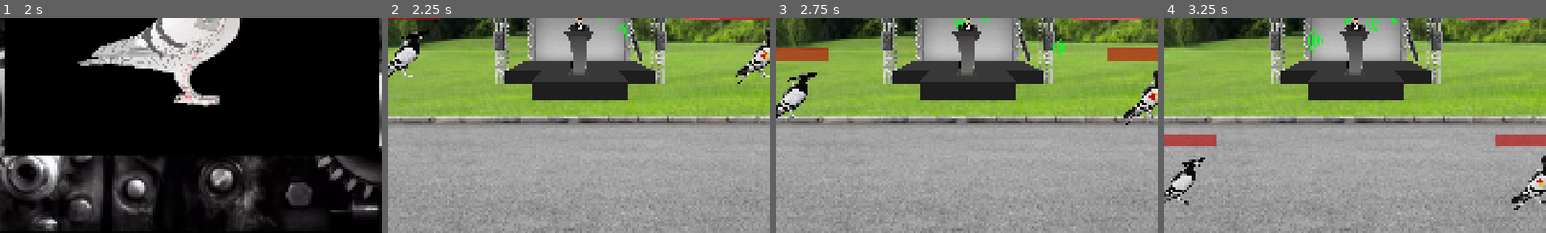
Above: before the commit, frames 1-4 (left to right).
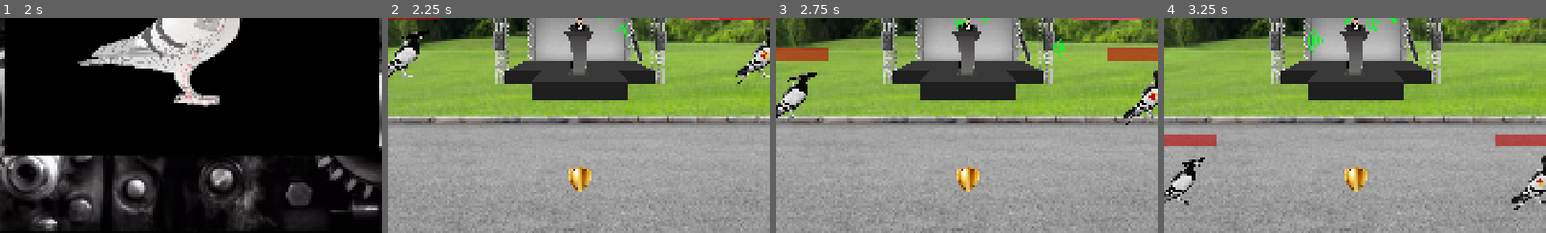
Above: after the commit, the same moments.

Repository: SteakSalkin/uol.gamejam12
Game: Godot game, scene res://loading_screen.tscn
The game is run twice, just before and just after one commit, with the same random seed, the same clock (stepped at 60 frames per second) and the same inputs.
Inputs:
- Up to frame 1 (2 s): tap Enter (ui_accept) at 0.5, 0.77, 1.25, 1.52 s; hold D (player1right) from 0.53 s (still down); tap Shift (player1attack) at 0.6, 1.55 s; tap E (player2attack) at 0.8, 1.35 s
- Up to frame 2 (2.25 s): tap Enter (ui_accept) at 2 s; release D (player1right) at 2.03 s; hold A (player1left) from 2.03 s (still down); tap Shift (player1attack) at 2.1 s
- Up to frame 3 (2.75 s): keep holding A (player1left); tap E (player2attack) at 2.3 s
- Up to frame 4 (3.25 s): release A (player1left) at 2.78 s; hold D (player1right) from 2.78 s (still down); tap E (player2attack) at 2.85 s; tap Enter (ui_accept) at 3.02 s; tap Shift (player1attack) at 3.05 s
The pictures show only the part of the screen within x 25-75%, y 50-100%; the shares and areas given below are measured in that part.

Frame 1 is identical in both runs. In frame 2, 0.5% of the frame differs, in the area x 47-54%, y 69-81%; in frame 3, 0.5%; in frame 4, 0.5%.

Commit message:
added shield

Diff:
--- /dev/null
+++ b/items/shield_item.gd
@@ -0,0 +1,14 @@
+extends Node2D
+
+
+# Called when the node enters the scene tree for the first time.
+func _ready() -> void:
+	pass # Replace with function body.
+
+
+# Called every frame. 'delta' is the elapsed time since the previous frame.
+func _process(delta: float) -> void:
+	pass
+
+func delete() -> void:
+	queue_free()
--- /dev/null
+++ b/items/shield_item.tscn
@@ -0,0 +1,21 @@
+[gd_scene load_steps=4 format=3 uid="uid://bthd7sei5mstl"]
+
+[ext_resource type="Texture2D" uid="uid://drjwgvpposmw7" path="res://assets/shield.png" id="1_23k8q"]
+[ext_resource type="Script" uid="uid://dtx818u405ccx" path="res://items/shield_item.gd" id="1_1453g"]
+
+[sub_resource type="CircleShape2D" id="CircleShape2D_80bxn"]
+
+[node name="ShieldItem" type="Node2D"]
+script = ExtResource("1_1453g")
+
+[node name="Area2D" type="Area2D" parent="."]
+collision_layer = 16777216
+collision_mask = 16777216
+
+[node name="CollisionShape2D" type="CollisionShape2D" parent="Area2D"]
+scale = Vector2(8, 8)
+shape = SubResource("CircleShape2D_80bxn")
+
+[node name="Sprite2D" type="Sprite2D" parent="."]
+scale = Vector2(0.5, 0.5)
+texture = ExtResource("1_23k8q")
--- a/level/level.tscn
+++ b/level/level.tscn
@@ -18,6 +18,7 @@
 [ext_resource type="Texture2D" uid="uid://sp3e0h2vvjlp" path="res://assets/hochspannungsleitungen.png" id="12_rhqlf"]
 [ext_resource type="Texture2D" uid="uid://bt3qu43i0oe8s" path="res://assets/echo_wave.png" id="16_7jqyl"]
 [ext_resource type="AudioStream" uid="uid://dhan7cqwcnnmu" path="res://assets/ending sound.wav" id="17_sui6v"]
+[ext_resource type="PackedScene" uid="uid://bthd7sei5mstl" path="res://items/shield_item.tscn" id="19_tv7ir"]
 
 [sub_resource type="TileSetAtlasSource" id="TileSetAtlasSource_qohg2"]
 texture = ExtResource("2_5gx2l")
@@ -1256,3 +1257,8 @@
 offset_bottom = -1006.0
 text = "200  Sekunden Verbleiben"
 label_settings = SubResource("LabelSettings_7jqyl")
+
+[node name="items" type="Node2D" parent="."]
+
+[node name="ShieldItem" parent="items" instance=ExtResource("19_tv7ir")]
+position = Vector2(0, 900)
--- a/player/player.gd
+++ b/player/player.gd
@@ -27,6 +27,11 @@
 var button_right = false
 var button_down = false
 var button_hit = false
+
+var button_shield = false
+var has_shield = false
+var shield = false
+var shield_timer = 250.0
 
 var direction
 
@@ -83,6 +88,17 @@
 	if backflip_rotation > 0:
 		backflip_rotation -= int(100 * delta)
 		$Pidgeon.rotation = backflip_rotation
+
+	if has_shield and button_shield and Input.is_action_just_pressed("player1attack") and shield == false:
+		shield = true
+		$Shield.show()
+		$items/Shield.hide()
+	if shield:
+		shield_timer -= 1
+	if shield_timer < 1:
+		shield = false
+		has_shield = false
+		$Shield.hide()
 
 	if sound_transmitter:
 		sound_transmitter_remaining_time -= 4 * delta
@@ -111,7 +127,10 @@
 	backflip_rotation = 10
 
 func get_damage(damage: int) -> void:
-	health -= damage
+	if shield:
+		health -= float(damage)/2
+	else:
+		health -= damage
 	$HealthBar.value = health
 	if health < 1:
 		get_node("/root/level/Player2").animation_backflip()
@@ -121,6 +140,8 @@
 func get_healed(heal: float) -> void:
 	if health < MAX_HEALTH:
 		health += heal
+	elif health > MAX_HEALTH:
+		health = MAX_HEALTH
 	if time_between_healing_sounds < 1:
 		time_between_healing_sounds = TIME_BETWEEN_HEALING_SOUNDS
 		$HealSound.play()
@@ -181,3 +202,16 @@
 
 func _on_sound_transmitter_box_area_exited(area: Area2D) -> void:
 	sound_transmitter = false
+
+
+func _on_shield_area_entered(area: Area2D) -> void:
+	button_shield = true
+
+func _on_shield_area_exited(area: Area2D) -> void:
+	button_shield = false
+
+# collect shield
+func _on_area_2d_area_entered(area: Area2D) -> void:
+	has_shield = true
+	get_node("/root/level/items/ShieldItem").delete()
+	$items/Shield.show()
--- a/player/player.tscn
+++ b/player/player.tscn
@@ -11,6 +11,7 @@
 [ext_resource type="Texture2D" uid="uid://bybcvsjefpqsf" path="res://assets/Gefuellte_Sprechblase3.png" id="7_8t03j"]
 [ext_resource type="Texture2D" uid="uid://cex1uskamo6jd" path="res://assets/Gefuellte_Sprechblase1.png" id="8_2ieo8"]
 [ext_resource type="Texture2D" uid="uid://caade0gafkef" path="res://assets/Gefuellte_Sprechblase.png" id="9_ebec5"]
+[ext_resource type="Texture2D" uid="uid://drjwgvpposmw7" path="res://assets/shield.png" id="12_ebec5"]
 
 [sub_resource type="CapsuleShape2D" id="CapsuleShape2D_rkbax"]
 radius = 24.999998
@@ -58,6 +59,11 @@
 outline_size = 24
 shadow_size = 48
 
+[sub_resource type="CircleShape2D" id="CircleShape2D_ebec5"]
+
+[sub_resource type="CircleShape2D" id="CircleShape2D_yllr7"]
+radius = 37.107952
+
 [node name="Player" type="CharacterBody2D"]
 script = ExtResource("1_rkbax")
 
@@ -209,6 +215,38 @@
 offset_bottom = -529.0
 text = "Transmitting..."
 label_settings = SubResource("LabelSettings_hg6s5")
+
+[node name="Shield" type="Sprite2D" parent="."]
+visible = false
+rotation = 0.27925268
+scale = Vector2(0.74999994, 0.74999994)
+texture = ExtResource("12_ebec5")
+
+[node name="Area2D" type="Area2D" parent="."]
+scale = Vector2(10, 10)
+collision_layer = 0
+collision_mask = 16777216
+
+[node name="CollisionShape2D" type="CollisionShape2D" parent="Area2D"]
+shape = SubResource("CircleShape2D_ebec5")
+
+[node name="items" type="Node" parent="."]
+
+[node name="Shield" type="Area2D" parent="items"]
+visible = false
+collision_layer = 0
+collision_mask = 8192
+
+[node name="Sprite2D" type="Sprite2D" parent="items/Shield"]
+z_index = 100
+position = Vector2(1864, 700)
+scale = Vector2(0.15, 0.15)
+texture = ExtResource("12_ebec5")
+
+[node name="CollisionShape2D" type="CollisionShape2D" parent="items/Shield"]
+z_index = 200
+position = Vector2(1863, 697)
+shape = SubResource("CircleShape2D_yllr7")
 
 [connection signal="area_entered" from="Hitbox" to="." method="_on_hitbox_area_entered"]
 [connection signal="area_exited" from="Hitbox" to="." method="_on_hitbox_area_exited"]
@@ -226,3 +264,6 @@
 [connection signal="area_exited" from="controller/Button down" to="." method="_on_button_down_area_exited"]
 [connection signal="area_entered" from="controller/Button hit" to="." method="_on_button_hit_area_entered"]
 [connection signal="area_exited" from="controller/Button hit" to="." method="_on_button_hit_area_exited"]
+[connection signal="area_entered" from="Area2D" to="." method="_on_area_2d_area_entered"]
+[connection signal="area_entered" from="items/Shield" to="." method="_on_shield_area_entered"]
+[connection signal="area_exited" from="items/Shield" to="." method="_on_shield_area_exited"]
--- a/player/player2.gd
+++ b/player/player2.gd
@@ -27,6 +27,11 @@
 var button_right = false
 var button_down = false
 var button_hit = false
+
+var button_shield = false
+var has_shield = false
+var shield = false
+var shield_timer = 250.0
 
 var direction
 
@@ -81,6 +86,17 @@
 		backflip_rotation -= int(100 * delta)
 		$Pidgeon.rotation = backflip_rotation
 
+	if has_shield and button_shield and Input.is_action_just_pressed("player2attack") and shield == false:
+		shield = true
+		$Shield.show()
+		$items/Shield.hide()
+	if shield:
+		shield_timer -= 1
+	if shield_timer < 1:
+		shield = false
+		has_shield = false
+		$Shield.hide()
+
 	move_and_slide()
 
 func animation_attack() -> void:
@@ -94,7 +110,10 @@
 	backflip_rotation = 10
 
 func get_damage(damage: int) -> void:
-	health -= damage
+	if shield:
+		health -= float(damage)/2
+	else:
+		health -= damage
 	$HealthBar.value = health
 	if health < 1:
 		get_node("/root/level/Player").animation_backflip()
@@ -104,6 +123,8 @@
 func get_healed(heal: float) -> void:
 	if health < MAX_HEALTH:
 		health += heal
+	elif health > MAX_HEALTH:
+		health = MAX_HEALTH
 	if time_between_healing_sounds < 1:
 		time_between_healing_sounds = TIME_BETWEEN_HEALING_SOUNDS
 		$HealSound.play()
@@ -157,3 +178,16 @@
 
 func _on_button_hit_area_exited(area: Area2D) -> void:
 	button_hit = false
+
+
+func _on_shield_area_entered(area: Area2D) -> void:
+	button_shield = true
+
+func _on_shield_area_exited(area: Area2D) -> void:
+	button_shield = false
+
+# collect shield
+func _on_area_2d_area_entered(area: Area2D) -> void:
+	has_shield = true
+	get_node("/root/level/items/ShieldItem").delete()
+	$items/Shield.show()
--- a/player/player2.tscn
+++ b/player/player2.tscn
@@ -6,6 +6,7 @@
 [ext_resource type="Texture2D" uid="uid://ck65eujffmxew" path="res://assets/sunglasses.png" id="3_d1dig"]
 [ext_resource type="AudioStream" uid="uid://ohidbq6bu1na" path="res://assets/Looping sound.wav" id="3_vi4lp"]
 [ext_resource type="Texture2D" uid="uid://bbsydap2g1ent" path="res://assets/controller2.png" id="4_m4sf7"]
+[ext_resource type="Texture2D" uid="uid://drjwgvpposmw7" path="res://assets/shield.png" id="7_k34wu"]
 
 [sub_resource type="CapsuleShape2D" id="CapsuleShape2D_rkbax"]
 radius = 24.999998
@@ -19,6 +20,11 @@
 
 [sub_resource type="CircleShape2D" id="CircleShape2D_2xmo7"]
 radius = 35.510563
+
+[sub_resource type="CircleShape2D" id="CircleShape2D_ic8jn"]
+
+[sub_resource type="CircleShape2D" id="CircleShape2D_k34wu"]
+radius = 37.107952
 
 [node name="Player" type="CharacterBody2D"]
 script = ExtResource("1_d1dig")
@@ -131,6 +137,38 @@
 position = Vector2(-1598, 756)
 shape = SubResource("CircleShape2D_2xmo7")
 
+[node name="Shield" type="Sprite2D" parent="."]
+visible = false
+rotation = 0.27925268
+scale = Vector2(0.74999994, 0.74999994)
+texture = ExtResource("7_k34wu")
+
+[node name="Area2D" type="Area2D" parent="."]
+scale = Vector2(10, 10)
+collision_layer = 0
+collision_mask = 16777216
+
+[node name="CollisionShape2D" type="CollisionShape2D" parent="Area2D"]
+shape = SubResource("CircleShape2D_ic8jn")
+
+[node name="items" type="Node" parent="."]
+
+[node name="Shield" type="Area2D" parent="items"]
+visible = false
+collision_layer = 0
+collision_mask = 8192
+
+[node name="Sprite2D" type="Sprite2D" parent="items/Shield"]
+z_index = 100
+position = Vector2(-1538, 700)
+scale = Vector2(0.15, 0.15)
+texture = ExtResource("7_k34wu")
+
+[node name="CollisionShape2D" type="CollisionShape2D" parent="items/Shield"]
+z_index = 200
+position = Vector2(-1539, 698)
+shape = SubResource("CircleShape2D_k34wu")
+
 [connection signal="area_entered" from="Hitbox" to="." method="_on_hitbox_area_entered"]
 [connection signal="area_exited" from="Hitbox" to="." method="_on_hitbox_area_exited"]
 [connection signal="area_entered" from="Healbox" to="." method="_on_healbox_area_entered"]
@@ -145,3 +183,6 @@
 [connection signal="area_exited" from="controller/Button down" to="." method="_on_button_down_area_exited"]
 [connection signal="area_entered" from="controller/Button hit" to="." method="_on_button_hit_area_entered"]
 [connection signal="area_exited" from="controller/Button hit" to="." method="_on_button_hit_area_exited"]
+[connection signal="area_entered" from="Area2D" to="." method="_on_area_2d_area_entered"]
+[connection signal="area_entered" from="items/Shield" to="." method="_on_shield_area_entered"]
+[connection signal="area_exited" from="items/Shield" to="." method="_on_shield_area_exited"]
Not shown, added: assets/Fernsteuerhut.png.import
Not shown, added: assets/Kaugummi.png.import
Binary file added: assets/shield.png
Not shown, added: assets/shield.png.import
Not shown, added: items/shield_item.gd.uid
Not shown: 1 places in level/level.tscn that only renumber resources
Not shown: 1 places in player/player.tscn that only renumber resources
Not shown: 1 places in player/player2.tscn that only renumber resources
